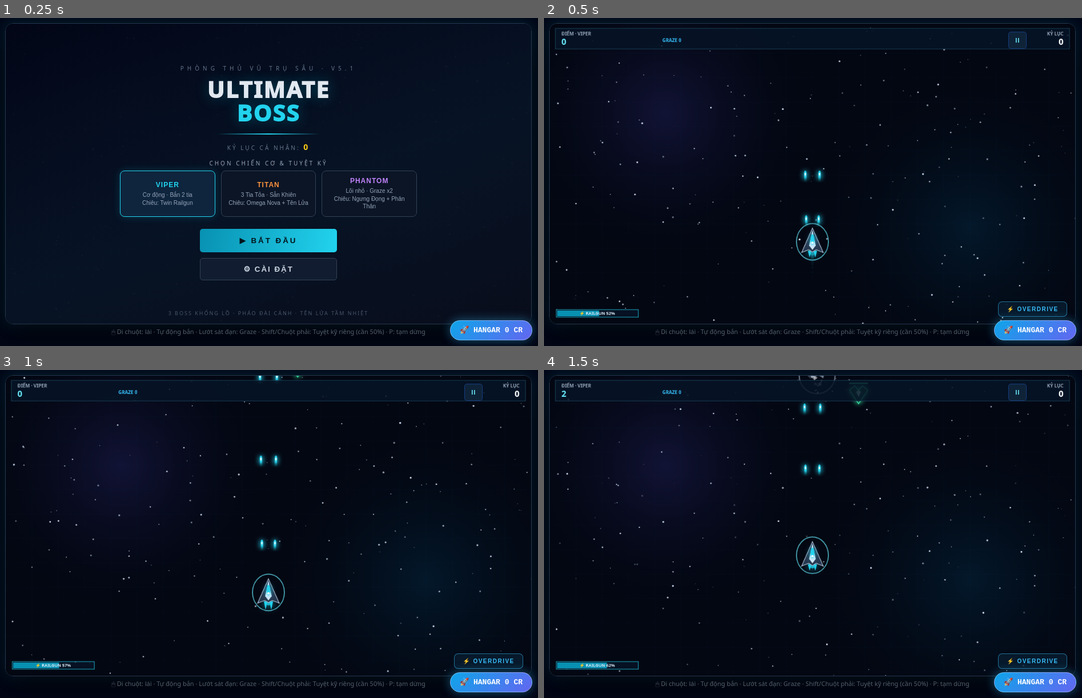
Above: before the commit, frames 1-4 (two rows, left to right).
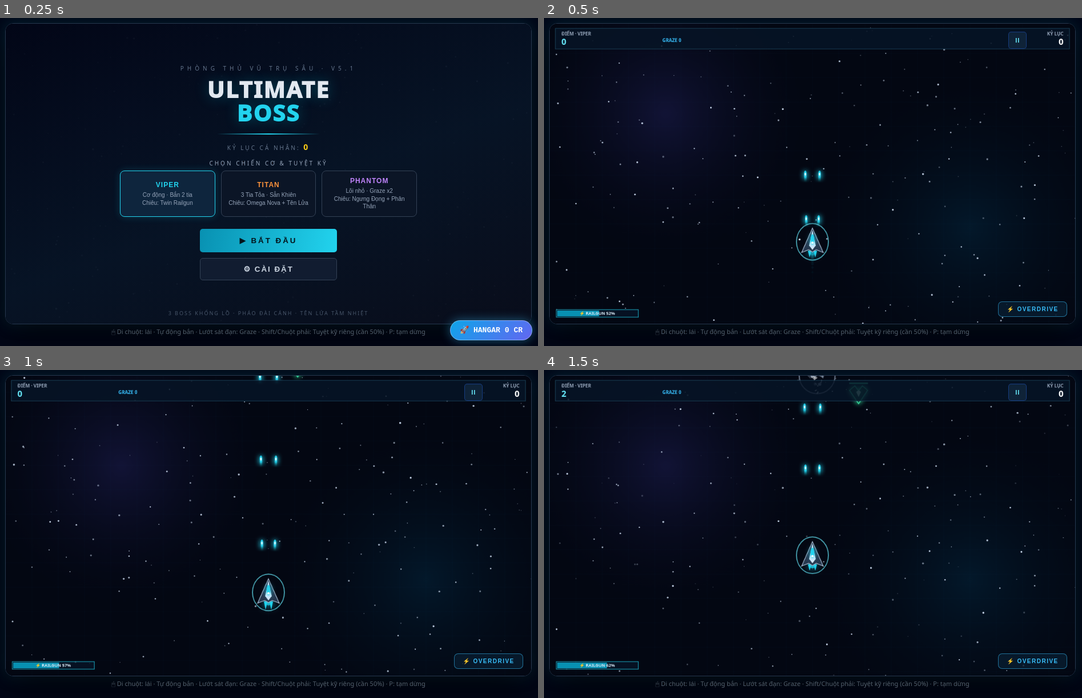
Above: after the commit, the same moments.

Repository: zim-ui/arcade-hub
Game: browser game, page games/deep-space-defense/index.html
Same seed, same stepped clock (60 frames per second), same inputs: the game is played once before the commit and once after it.
Inputs (mouse positions are in pixels of both pictures, inside the frame that each line leads up to):
- Up to frame 1 (0.25 s): no input
- Up to frame 2 (0.5 s): click "▶ BẮT ĐẦU" at 0.27 s
- Up to frame 3 (1 s): no input
- Up to frame 4 (1.5 s): hold Right from 1.03 s (still down); click (813, 553) at 1.07 s; tap Space at 1.1 s

Frame 1 is identical in both runs. In frame 2, 1.2% of the frame differs, in the area x 83-100%, y 91-100%; in frame 3, 1.2%; in frame 4, 1.2%.

Commit message:
Update progression.js

Diff:
--- a/games/deep-space-defense/progression.js
+++ b/games/deep-space-defense/progression.js
@@ -1,68 +1,39 @@
 (() => {
   'use strict';
   const UBG = (window.UBG = window.UBG || {});
-  const SAVE_KEY = 'ubg_dsd_progression_v1';
-
-  const SHIPS = [
-    {
-      id: 'interceptor',
-      name: 'INTERCEPTOR',
-      tag: 'Cân bằng',
-      cost: 0,
-      color: '#22d3ee',
-      desc: 'Phi thuyền tiêu chuẩn, dễ điều khiển.',
-      bonus: { hp: 0, dmg: 1.0, spd: 1.0, rate: 1.0, shield: 0, cr: 1.0 }
-    },
-    {
-      id: 'juggernaut',
-      name: 'JUGGERNAUT',
-      tag: 'Hạng nặng',
-      cost: 600,
-      color: '#f97316',
-      desc: '+3 Máu tối đa, +25% Sát thương, chậm hơn 10%.',
-      bonus: { hp: 3, dmg: 1.25, spd: 0.9, rate: 1.0, shield: 0, cr: 1.0 }
-    },
-    {
-      id: 'phantom',
-      name: 'PHANTOM',
-      tag: 'Tốc độ',
-      cost: 1200,
-      color: '#c084fc',
-      desc: '+22% Tốc độ bay, +20% Tốc độ bắn, -1 Máu.',
-      bonus: { hp: -1, dmg: 1.0, spd: 1.22, rate: 1.2, shield: 0, cr: 1.1 }
-    },
-    {
-      id: 'valkyrie',
-      name: 'VALKYRIE',
-      tag: 'Huyền thoại',
-      cost: 2200,
-      color: '#facc15',
-      desc: '+20% Sát thương, +1 Khiên khởi đầu, +30% Tinh Thạch.',
-      bonus: { hp: 1, dmg: 1.2, spd: 1.08, rate: 1.1, shield: 1, cr: 1.3 }
-    }
+  const SAVE_KEY = 'ubg_dsd_progression_v2';
+
+  const UPGRADES = [
+    { id: 'damage', name: 'Lõi Hỏa Lực', desc: '+10% Sát thương mọi vũ khí mỗi cấp', max: 5, baseCost: 120, mult: 1.75 },
+    { id: 'firerate', name: 'Ép Xung Nòng Bắn', desc: '+8% Tốc độ xả đạn mỗi cấp', max: 5, baseCost: 140, mult: 1.75 },
+    { id: 'boost', name: 'Lò Phản Ứng Overdrive', desc: '+15% Tốc độ nạp & +10% Năng lượng đầu trận', max: 5, baseCost: 130, mult: 1.7 },
+    { id: 'magnet', name: 'Nam Châm Lượng Tử', desc: '+65px Tầm hút vật phẩm mỗi cấp', max: 4, baseCost: 110, mult: 1.65 },
+    { id: 'missile', name: 'Khoang Tên Lửa', desc: 'Vào trận có sẵn +1 Tên lửa tầm nhiệt', max: 2, baseCost: 320, mult: 2.2 },
+    { id: 'drone', name: 'Phi Đội Vệ Tinh', desc: '+15 giây Drone hỗ trợ ngay khi xuất phát', max: 3, baseCost: 260, mult: 1.9 },
+    { id: 'shield', name: 'Khiên Aegis Khởi Đầu', desc: 'Vào trận có sẵn 1 lớp Khiên bảo vệ', max: 1, baseCost: 400, mult: 1 }
   ];
 
-  const UPGRADES = [
-    { id: 'hull', name: 'Giáp Gia Cố', desc: '+1 Máu tối đa mỗi cấp', max: 5, baseCost: 120, mult: 1.7 },
-    { id: 'core', name: 'Lõi Hỏa Lực', desc: '+12% Sát thương mỗi cấp', max: 5, baseCost: 150, mult: 1.75 },
-    { id: 'engine', name: 'Động Cơ Ion', desc: '+8% Tốc độ bắn & bay', max: 5, baseCost: 140, mult: 1.7 },
-    { id: 'shield', name: 'Khiên Khởi Đầu', desc: '+1 Lớp khiên khi vào trận', max: 3, baseCost: 250, mult: 2.0 }
+  const RANKS = [
+    { name: 'TÂN BINH VŨ TRỤ', reqKills: 0, bonusCr: 1.0, color: '#94a3b8' },
+    { name: 'PHI CÔNG CHIẾN ĐẤU', reqKills: 60, bonusCr: 1.1, color: '#38bdf8' },
+    { name: 'ĐỘI TRƯỞNG HẠM ĐỘI', reqKills: 180, bonusCr: 1.2, color: '#a855f7' },
+    { name: 'THỢ SĂN DREADNOUGHT', reqKills: 400, bonusCr: 1.35, color: '#f97316' },
+    { name: 'HUYỀN THOẠI NGÂN HÀ', reqKills: 800, bonusCr: 1.5, color: '#facc15' }
   ];
 
   const MISSION_TEMPLATES = [
-    { id: 'kills', title: 'Thợ Săn Vũ Trụ', desc: (t) => `Tiêu diệt ${t} tàu địch`, baseTarget: 30, step: 35, reward: 150 },
-    { id: 'bosses', title: 'Sát Thủ Boss', desc: (t) => `Hạ gục ${t} Boss`, baseTarget: 1, step: 2, reward: 300 },
-    { id: 'combo', title: 'Bậc Thầy Combo', desc: (t) => `Đạt chuỗi Combo x${t}`, baseTarget: 8, step: 6, reward: 200 }
+    { id: 'kills', title: 'Thợ Săn Vũ Trụ', desc: (t) => `Tiêu diệt ${t} tàu địch`, baseTarget: 35, step: 40, reward: 150 },
+    { id: 'bosses', title: 'Sát Thủ Boss', desc: (t) => `Hạ gục ${t} Boss khổng lồ`, baseTarget: 1, step: 2, reward: 320 },
+    { id: 'combo', title: 'Bậc Thầy Combo', desc: (t) => `Đạt chuỗi Combo x${t}`, baseTarget: 10, step: 6, reward: 220 },
+    { id: 'grazes', title: 'Nghệ Sĩ Lướt Đạn', desc: (t) => `Tích lũy ${t} lần lướt sát đạn (Graze)`, baseTarget: 40, step: 50, reward: 180 }
   ];
 
   function defaultData() {
     return {
       credits: 0,
-      selectedShip: 'interceptor',
-      ownedShips: ['interceptor'],
-      upgrades: { hull: 0, core: 0, engine: 0, shield: 0 },
-      stats: { kills: 0, bosses: 0, maxCombo: 0 },
-      missionTier: { kills: 0, bosses: 0, combo: 0 }
+      upgrades: { damage: 0, firerate: 0, boost: 0, magnet: 0, missile: 0, drone: 0, shield: 0 },
+      stats: { kills: 0, bosses: 0, maxCombo: 0, grazes: 0 },
+      missionTier: { kills: 0, bosses: 0, combo: 0, grazes: 0 }
     };
   }
 
@@ -82,6 +53,14 @@
     try { localStorage.setItem(SAVE_KEY, JSON.stringify(data)); } catch (e) {}
   }
 
+  function getCurrentRank() {
+    let current = RANKS[0];
+    for (const r of RANKS) {
+      if (data.stats.kills >= r.reqKills) current = r;
+    }
+    return current;
+  }
+
   function getUpgradeCost(u) {
     const lv = data.upgrades[u.id] || 0;
     return Math.round(u.baseCost * Math.pow(u.mult, lv));
@@ -90,25 +69,25 @@
   function getMissionInfo(m) {
     const tier = data.missionTier[m.id] || 0;
     const target = m.baseTarget + tier * m.step;
-    const reward = Math.round(m.reward * (1 + tier * 0.6));
-    const current = m.id === 'combo' ? data.stats.maxCombo : data.stats[m.id];
+    const reward = Math.round(m.reward * (1 + tier * 0.55));
+    const current = m.id === 'combo' ? data.stats.maxCombo : (data.stats[m.id] || 0);
     return { target, reward, current, done: current >= target };
   }
 
-  // API để main.js gọi
   UBG.prog = {
     getData: () => data,
     getStats() {
-      const ship = SHIPS.find((s) => s.id === data.selectedShip) || SHIPS[0];
+      const rank = getCurrentRank();
       return {
-        shipId: ship.id,
-        shipColor: ship.color,
-        bonusHp: ship.bonus.hp + (data.upgrades.hull || 0),
-        dmgMult: ship.bonus.dmg * (1 + (data.upgrades.core || 0) * 0.12),
-        speedMult: ship.bonus.spd * (1 + (data.upgrades.engine || 0) * 0.08),
-        fireRateMult: ship.bonus.rate * (1 + (data.upgrades.engine || 0) * 0.08),
-        startShield: ship.bonus.shield + (data.upgrades.shield || 0),
-        creditMult: ship.bonus.cr
+        damageMult: 1 + (data.upgrades.damage || 0) * 0.1,
+        fireRateMult: Math.pow(0.92, data.upgrades.firerate || 0),
+        boostChargeMult: 1 + (data.upgrades.boost || 0) * 0.15,
+        startBoost: (data.upgrades.boost || 0) * 10,
+        magnetRange: (data.upgrades.magnet || 0) * 65,
+        startMissiles: data.upgrades.missile || 0,
+        startDrone: (data.upgrades.drone || 0) * 900,
+        startShield: data.upgrades.shield || 0,
+        creditMult: rank.bonusCr
       };
     },
     addCredits(amount) {
@@ -119,14 +98,18 @@
       updateBadge();
       return gained;
     },
-    onEnemyKill(isBoss = false, combo = 0) {
+    onEnemyKill(isBoss = false, combo = 0, baseCr = 6) {
       data.stats.kills += 1;
       if (isBoss) data.stats.bosses += 1;
       if (combo > data.stats.maxCombo) data.stats.maxCombo = combo;
-      this.addCredits(isBoss ? 120 : 6);
+      this.addCredits(baseCr);
+    },
+    onGraze() {
+      data.stats.grazes = (data.stats.grazes || 0) + 1;
+      if (data.stats.grazes % 5 === 0) save();
     },
     onRunEnd(score = 0) {
-      const bonus = Math.floor(score / 150);
+      const bonus = Math.floor(score / 120);
       if (bonus > 0) this.addCredits(bonus);
       save();
       updateBadge();
@@ -153,14 +136,14 @@
     }
     #ubg-hangar-modal {
       position: fixed; inset: 0; z-index: 9999; display: none;
-      background: rgba(2, 6, 23, 0.86); backdrop-filter: blur(6px);
+      background: rgba(2, 6, 23, 0.88); backdrop-filter: blur(6px);
       align-items: center; justify-content: center; padding: 16px;
       font-family: system-ui, -apple-system, sans-serif; color: #e2e8f0;
     }
     .ubg-h-box {
-      width: 100%; max-width: 640px; max-height: 88vh; overflow-y: auto;
+      width: 100%; max-width: 660px; max-height: 88vh; overflow-y: auto;
       background: #0f172a; border: 1px solid #334155; border-radius: 16px;
-      padding: 20px; box-shadow: 0 20px 50px rgba(0,0,0,0.7);
+      padding: 20px; box-shadow: 0 20px 50px rgba(0,0,0,0.75);
     }
     .ubg-h-head {
       display: flex; justify-content: space-between; align-items: center;
@@ -177,7 +160,7 @@
       background: #1e293b; color: #94a3b8; font-weight: 700; cursor: pointer;
     }
     .ubg-h-tab.active { background: #0284c7; color: #fff; border-color: #38bdf8; }
-    .ubg-h-grid { display: grid; grid-template-columns: repeat(auto-fit, minmax(250px, 1fr)); gap: 10px; }
+    .ubg-h-grid { display: grid; grid-template-columns: repeat(auto-fit, minmax(260px, 1fr)); gap: 10px; }
     .ubg-h-card {
       background: #1e293b; border: 1px solid #334155; border-radius: 12px;
       padding: 12px; display: flex; flex-direction: column; justify-content: space-between; gap: 10px;
@@ -187,7 +170,6 @@
       cursor: pointer; background: #0ea5e9; color: #020617;
     }
     .ubg-h-act:disabled { background: #334155; color: #64748b; cursor: not-allowed; }
-    .ubg-h-act.equipped { background: #10b981; color: #022c22; }
     .ubg-h-act.claim { background: #facc15; color: #422006; }
     .ubg-h-close {
       background: #334155; color: #fff; border: none; border-radius: 8px;
@@ -208,7 +190,7 @@
       <div class="ubg-h-head">
         <div>
           <div style="font-size:18px;font-weight:800;color:#38bdf8;">🚀 XƯỞNG ĐỘ TÀU (HANGAR)</div>
-          <div style="font-size:12px;color:#94a3b8;">Nâng cấp vĩnh viễn • Áp dụng ngay ván sau</div>
+          <div id="ubg-h-rank" style="font-size:12px;color:#94a3b8;margin-top:2px;"></div>
         </div>
         <div style="display:flex;align-items:center;gap:10px;">
           <div class="ubg-h-cr" id="ubg-h-cr">0 CR</div>
@@ -216,9 +198,9 @@
         </div>
       </div>
       <div class="ubg-h-tabs">
-        <button class="ubg-h-tab active" data-tab="upgrades">⚡ Nâng Cấp</button>
-        <button class="ubg-h-tab" data-tab="ships">🛸 Phi Thuyền</button>
+        <button class="ubg-h-tab active" data-tab="upgrades">⚡ Nâng Cấp Tàu</button>
         <button class="ubg-h-tab" data-tab="missions">🎯 Nhiệm Vụ</button>
+        <button class="ubg-h-tab" data-tab="ranks">🎖️ Quân Hàm</button>
       </div>
       <div id="ubg-h-body" class="ubg-h-grid"></div>
     </div>
@@ -231,8 +213,11 @@
     const mini = document.getElementById('ubg-cr-mini');
     const crEl = document.getElementById('ubg-h-cr');
     const dot = document.getElementById('ubg-hangar-dot');
+    const rankEl = document.getElementById('ubg-h-rank');
+    const rank = getCurrentRank();
     if (mini) mini.textContent = `${data.credits} CR`;
     if (crEl) crEl.textContent = `${data.credits} CR`;
+    if (rankEl) rankEl.innerHTML = `Cấp bậc: <b style="color:${rank.color}">${rank.name}</b> (Thưởng Tinh Thạch x${rank.bonusCr})`;
     const hasClaim = MISSION_TEMPLATES.some((m) => getMissionInfo(m).done);
     if (dot) dot.style.display = hasClaim ? 'inline-block' : 'none';
   }
@@ -272,41 +257,7 @@
         };
         body.appendChild(card);
       });
-    } else if (activeTab === 'ships') {
-      SHIPS.forEach((s) => {
-        const owned = data.ownedShips.includes(s.id);
-        const equipped = data.selectedShip === s.id;
-        const card = document.createElement('div');
-        card.className = 'ubg-h-card';
-        card.style.borderColor = equipped ? s.color : '#334155';
-        card.innerHTML = `
-          <div>
-            <div style="display:flex;justify-content:space-between;align-items:center;">
-              <span style="font-weight:800;color:${s.color};">${s.name}</span>
-              <span style="font-size:11px;background:#0f172a;padding:2px 8px;border-radius:99px;">${s.tag}</span>
-            </div>
-            <div style="font-size:12px;color:#cbd5e1;margin-top:6px;">${s.desc}</div>
-          </div>
-          <button class="ubg-h-act ${equipped ? 'equipped' : ''}" ${!owned && data.credits < s.cost ? 'disabled' : ''}>
-            ${equipped ? '✓ ĐANG TRANG BỊ' : owned ? 'CHỌN TÀU NÀY' : `MỞ KHÓA (${s.cost} CR)`}
-          </button>
-        `;
-        card.querySelector('button').onclick = () => {
-          if (owned) {
-            data.selectedShip = s.id;
-            if (UBG.sound) UBG.sound('pickup');
-          } else if (data.credits >= s.cost) {
-            data.credits -= s.cost;
-            data.ownedShips.push(s.id);
-            data.selectedShip = s.id;
-            if (UBG.sound) UBG.sound('upgrade');
-          }
-          save();
-          render();
-        };
-        body.appendChild(card);
-      });
-    } else {
+    } else if (activeTab === 'missions') {
       MISSION_TEMPLATES.forEach((m) => {
         const info = getMissionInfo(m);
         const pct = Math.min(100, Math.round((info.current / info.target) * 100));
@@ -337,6 +288,28 @@
         };
         body.appendChild(card);
       });
+    } else {
+      RANKS.forEach((r) => {
+        const unlocked = data.stats.kills >= r.reqKills;
+        const card = document.createElement('div');
+        card.className = 'ubg-h-card';
+        card.style.borderColor = unlocked ? r.color : '#334155';
+        card.innerHTML = `
+          <div>
+            <div style="display:flex;justify-content:space-between;align-items:center;">
+              <span style="font-weight:800;color:${r.color};">${r.name}</span>
+              <span style="font-size:11px;background:#0f172a;padding:2px 8px;border-radius:99px;">x${r.bonusCr} CR</span>
+            </div>
+            <div style="font-size:12px;color:#94a3b8;margin-top:6px;">
+              Yêu cầu: Hạ ${r.reqKills} tàu địch (Hiện tại: ${data.stats.kills})
+            </div>
+          </div>
+          <div style="font-size:12px;font-weight:700;color:${unlocked ? '#4ade80' : '#64748b'};">
+            ${unlocked ? '✓ ĐÃ ĐẠT QUÂN HÀM' : '🔒 CHƯA MỞ KHÓA'}
+          </div>
+        `;
+        body.appendChild(card);
+      });
     }
   }
 
@@ -357,5 +330,10 @@
     };
   });
 
+  // Tự ẩn nút Hangar khi đang bay chiến đấu để tránh bấm nhầm
+  setInterval(() => {
+    btn.style.display = UBG.state === 'PLAYING' ? 'none' : 'flex';
+  }, 250);
+
   updateBadge();
 })();
